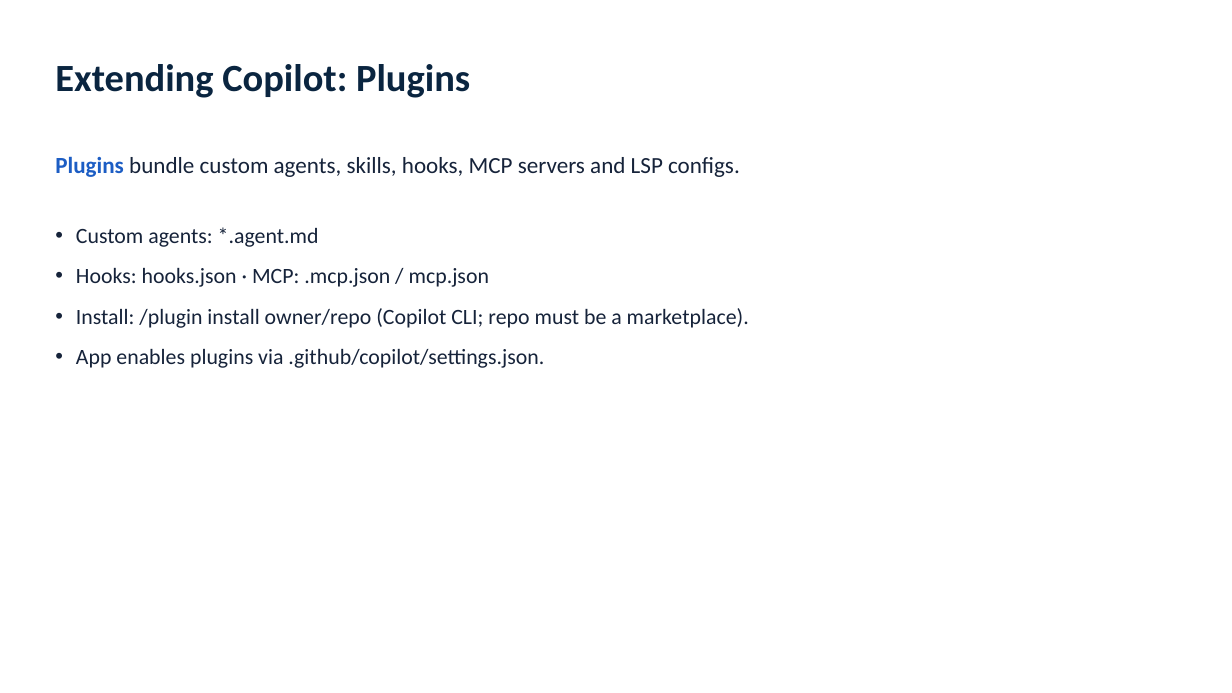
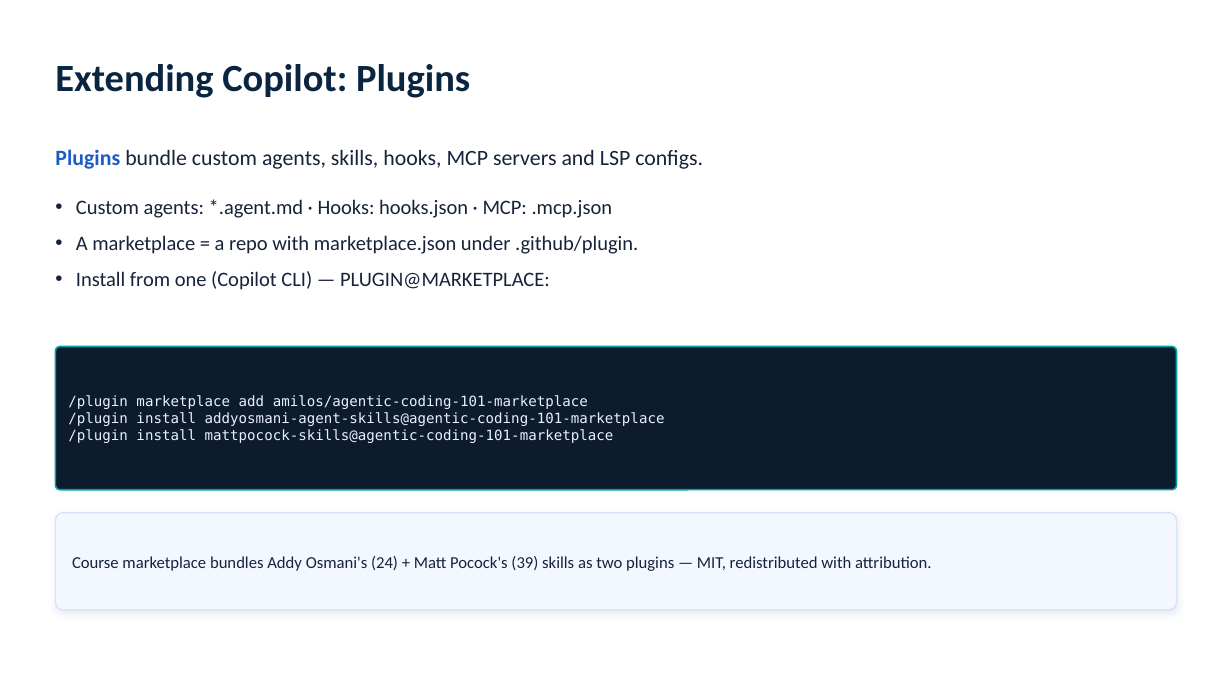
Before and after one commit to amilos/agentic-coding-101, a slide deck: slide 11 of slides/agentic-coding-101.pptx. Drawn at 1232x693 pixels with LibreOffice and Linux fonts; fonts in the diff are those of the drawing. Boxes give left, top, right and bottom in pixels: in the first picture for what was removed or moved away, otherwise in the second. Text is boxed around its words. In the diff, an @@ line names an element or a change of style, - is before the commit and + after.

```diff
--- a/slides/agentic-coding-101.pptx
+++ b/slides/agentic-coding-101.pptx
@@ text "Plugins bundle custom agents, skills, ..." at (x1=55, y1=149, x2=703, y2=169): size 18 to 17 pt @@
@@ text at (x1=76, y1=199, x2=638, y2=290): text changed; size 17 to 16 pt @@
-• Custom agents: *.agent.md
-• Hooks: hooks.json · MCP: .mcp.json / mcp.json
-• Install: /plugin install owner/repo (Copilot CLI; repo must be a marketplace).
-• App enables plugins via .github/copilot/settings.json.
+• Custom agents: *.agent.md · Hooks: hooks.json · MCP: .mcp.json
+• A marketplace = a repo with marketplace.json under .github/plugin.
+• Install from one (Copilot CLI) — PLUGIN@MARKETPLACE:
@@ rounded rectangle added at (x1=55, y1=347, x2=1177, y2=490), fill #0D1B2E, outline #00A3A3 1.25 pt @@
@@ text added at (x1=68, y1=395, x2=665, y2=443), 11 pt, text #E8F0FF @@
+/plugin marketplace add amilos/agentic-coding-101-marketplace
+/plugin install addyosmani-agent-skills@agentic-coding-101-marketplace
+/plugin install mattpocock-skills@agentic-coding-101-marketplace
@@ rounded rectangle added at (x1=55, y1=513, x2=1177, y2=610), fill #F3F7FF, outline #D6E2F7 1 pt @@
@@ text added at (x1=72, y1=556, x2=931, y2=571), 13 pt, text #16233A @@
+Course marketplace bundles Addy Osmani's (24) + Matt Pocock's (39) skills as two plugins — MIT, redistributed with attribution.
```
Also in this commit, not shown: 1 other slide changed, 5 other files.
